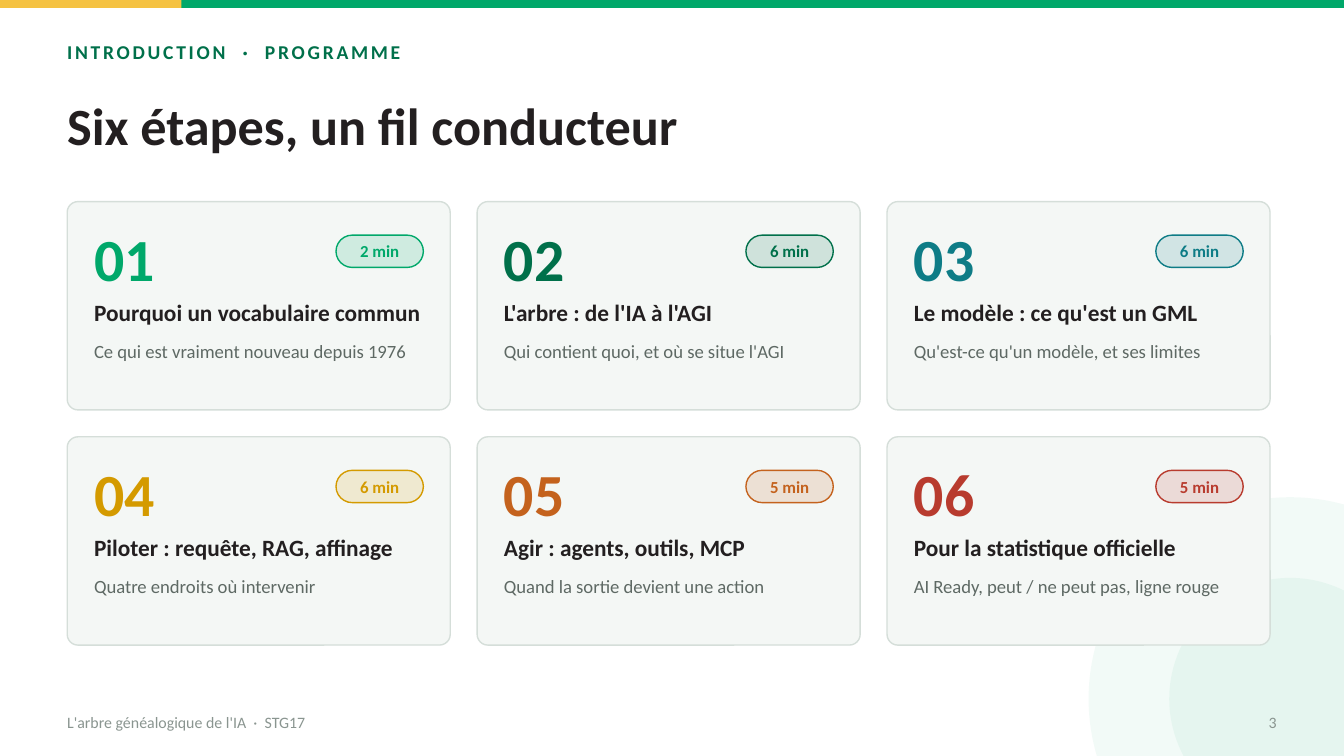
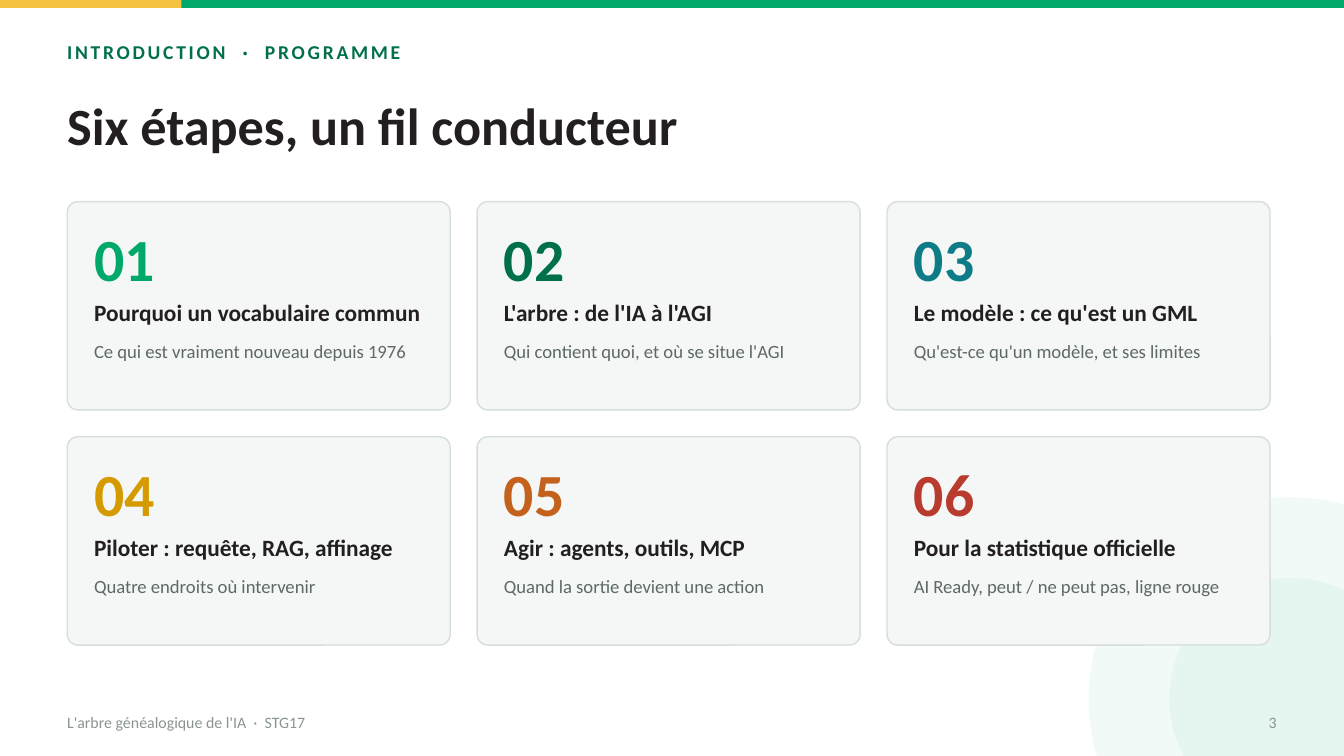
Before and after one commit to datainnov4africa-web/stg17-workshop, a slide deck: slide 3 of docs/downloads/Day1/1005_ai-family-tree_FR.pptx. Drawn at 1344x756 pixels with LibreOffice and Linux fonts; fonts in the diff are those of the drawing. Boxes give left, top, right and bottom in pixels: in the first picture for what was removed or moved away, otherwise in the second. Text is boxed around its words. In the diff, an @@ line names an element or a change of style, - is before the commit and + after.

```diff
--- a/docs/downloads/Day1/1005_ai-family-tree_FR.pptx
+++ b/docs/downloads/Day1/1005_ai-family-tree_FR.pptx
@@ rounded rectangle removed at bbox=[336, 235, 423, 267] @@
@@ rounded rectangle removed at bbox=[746, 235, 833, 267] @@
@@ rounded rectangle removed at bbox=[1156, 235, 1243, 267] @@
@@ text removed at bbox=[360, 245, 399, 257] @@
-2 min
@@ text removed at bbox=[770, 245, 809, 257] @@
-6 min
@@ text removed at bbox=[1180, 245, 1219, 257] @@
-6 min
@@ rounded rectangle removed at bbox=[336, 470, 423, 503] @@
@@ rounded rectangle removed at bbox=[746, 470, 833, 503] @@
@@ rounded rectangle removed at bbox=[1156, 470, 1243, 503] @@
@@ text removed at bbox=[360, 481, 399, 493] @@
-6 min
@@ text removed at bbox=[770, 481, 809, 493] @@
-5 min
@@ text removed at bbox=[1180, 481, 1219, 493] @@
-5 min
```
Also in this commit, not shown: 10 other files.
